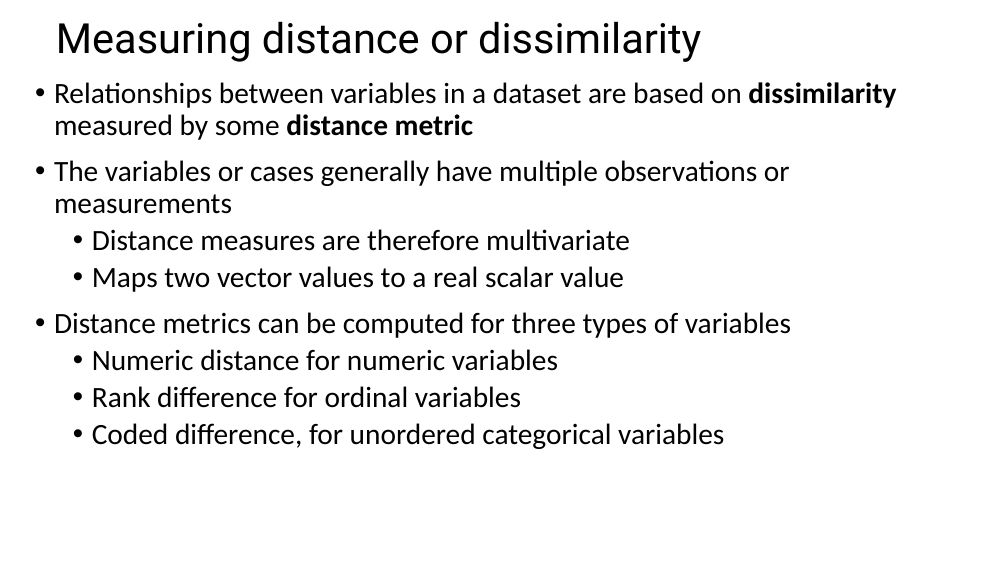
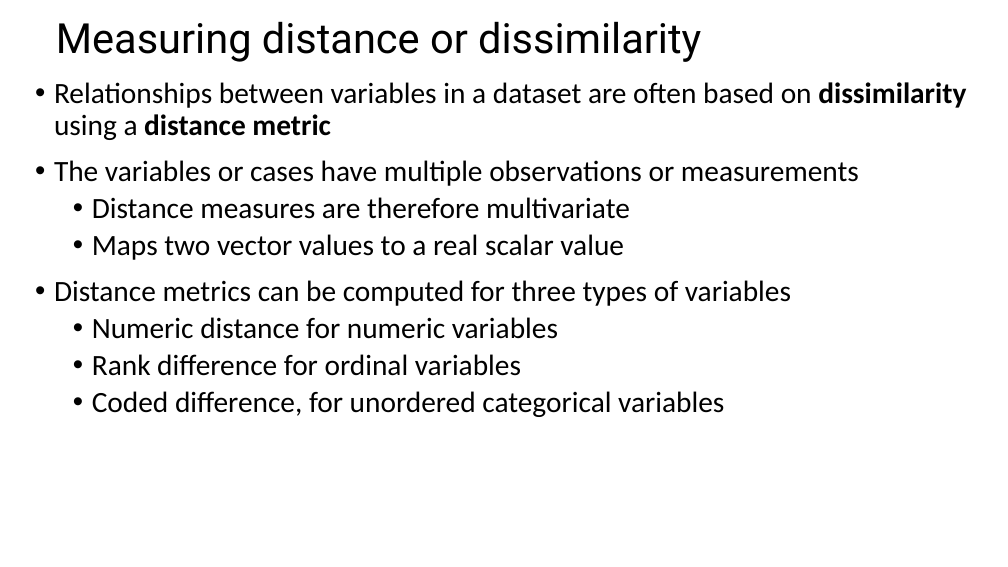
Before and after one commit to StephenElston/CSCI-E-108, a slide deck: slide 4 of slides/4_DistanceAndSimilarityMeasures.pptx. Drawn at 1008x567 pixels with LibreOffice and Linux fonts; fonts in the diff are those of the drawing. Boxes give left, top, right and bottom in pixels: in the first picture for what was removed or moved away, otherwise in the second. Text is boxed around its words. In the diff, an @@ line names an element or a change of style, - is before the commit and + after.

Commit message:
Fixed multiple typos in slides

```diff
--- a/slides/4_DistanceAndSimilarityMeasures.pptx
+++ b/slides/4_DistanceAndSimilarityMeasures.pptx
@@ text at [54, 82, 966, 186]: text changed @@
-• Relationships between variables in a dataset are based on dissimilarity measured by some distance metric
-• The variables or cases generally have multiple observations or measurements
+• Relationships between variables in a dataset are often based on dissimilarity using a distance metric
+• The variables or cases have multiple observations or measurements
```
Also in this commit, not shown: 6 other slides changed.
